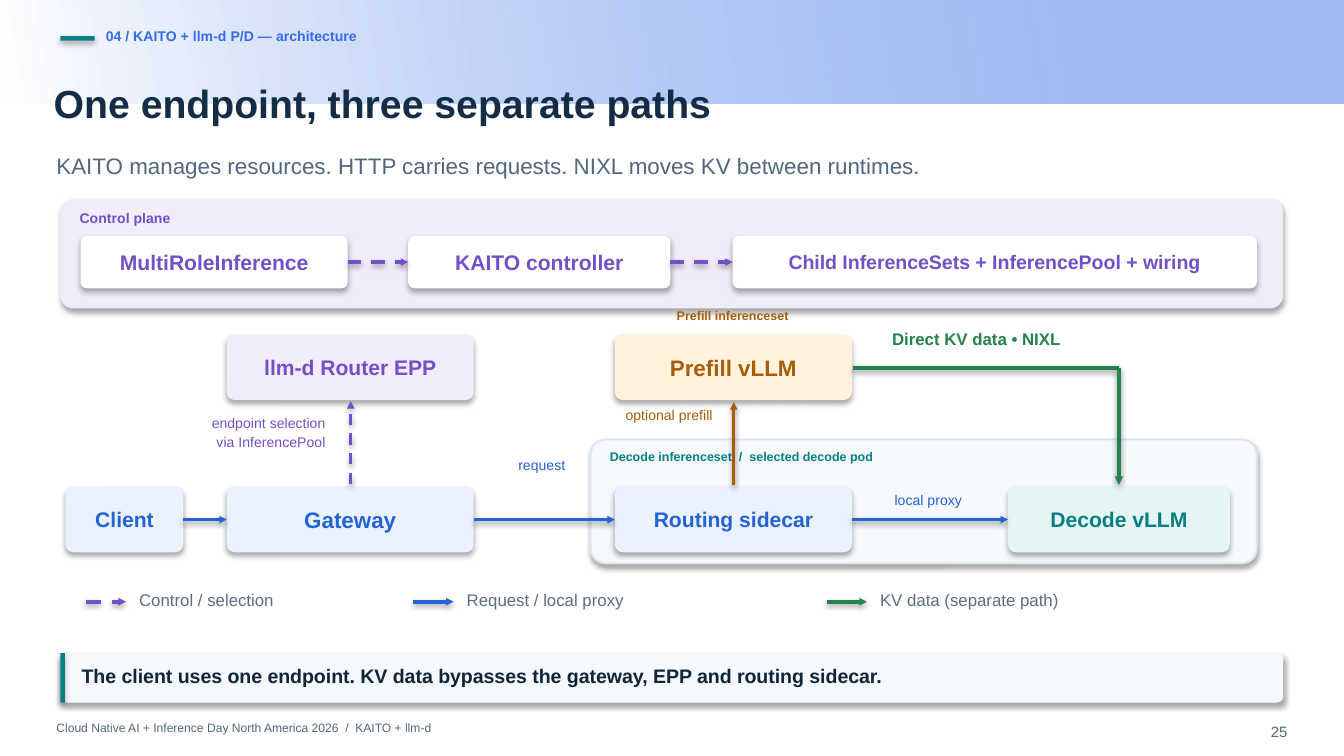
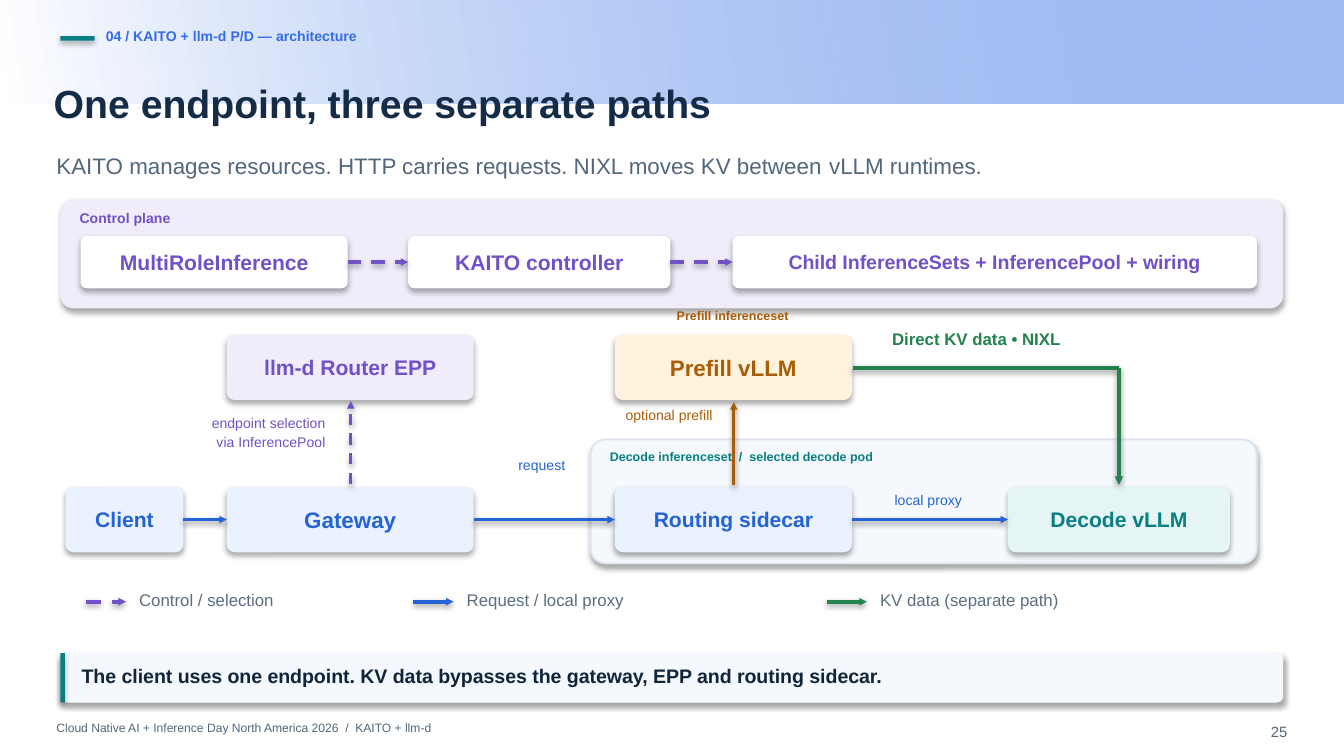
Before and after one commit to andyzhangx/demo, a slide deck: slide 25 of llm/pd-disaggregation/kubecon-na-2026-pd-disaggregation-kaito-llmd.pptx. Drawn at 1344x756 pixels with LibreOffice and Linux fonts; fonts in the diff are those of the drawing; background and template pictures are left out. Boxes give left, top, right and bottom in pixels: in the first picture for what was removed or moved away, otherwise in the second. Text is boxed around its words. In the diff, an @@ line names an element or a change of style, - is before the commit and + after.

```diff
--- a/llm/pd-disaggregation/kubecon-na-2026-pd-disaggregation-kaito-llmd.pptx
+++ b/llm/pd-disaggregation/kubecon-na-2026-pd-disaggregation-kaito-llmd.pptx
@@ text at bbox=[56, 158, 982, 179]: text changed @@
-KAITO manages resources. HTTP carries requests. NIXL moves KV between runtimes.
+KAITO manages resources. HTTP carries requests. NIXL moves KV between vLLM runtimes.
```
Also in this commit, not shown: 6 other slides changed.
